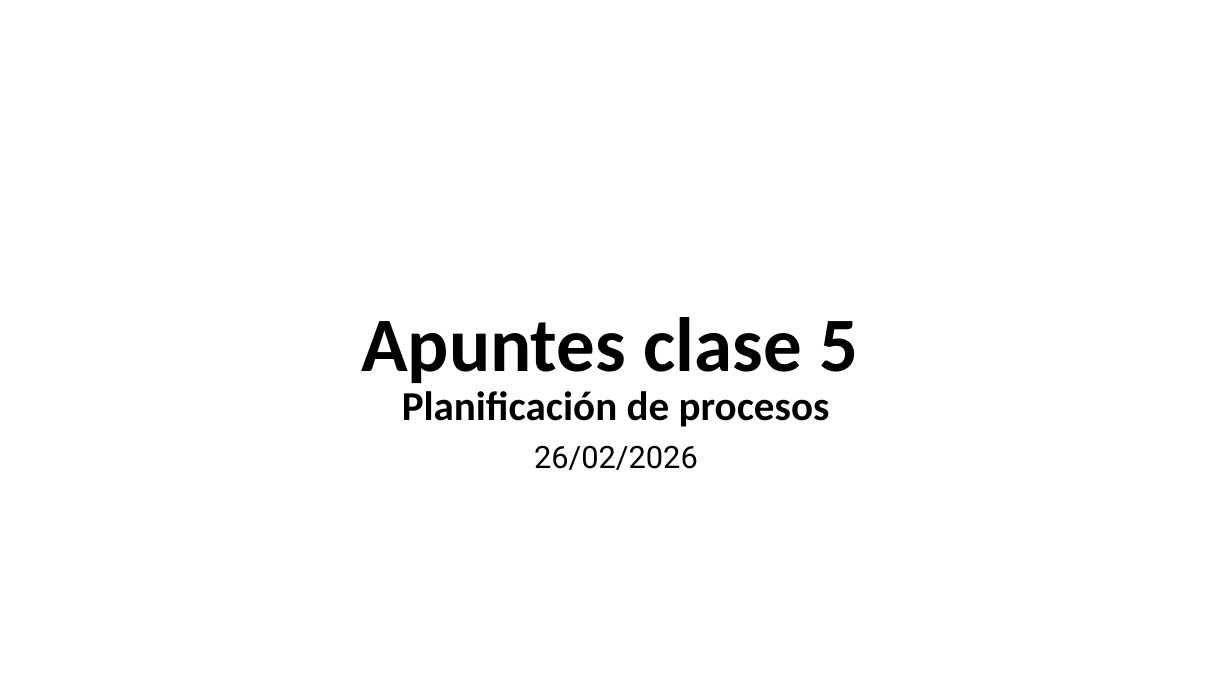
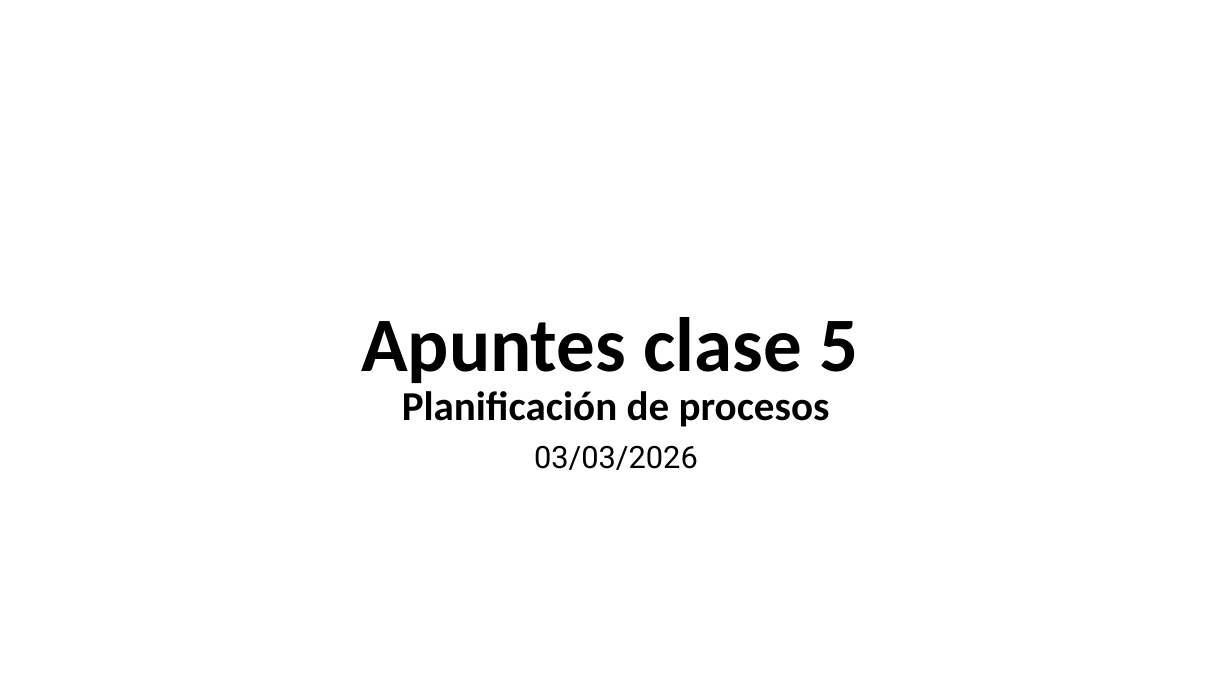
Before and after one commit to udea-so/apuntes_2026-1_SO-virtual, a slide deck: slide 1 of clase_05/SO_apuntes_clase5.pptx. Drawn at 1232x693 pixels with LibreOffice and Linux fonts; fonts in the diff are those of the drawing. Boxes give left, top, right and bottom in pixels: in the first picture for what was removed or moved away, otherwise in the second. Text is boxed around its words. In the diff, an @@ line names an element or a change of style, - is before the commit and + after.

```diff
--- a/clase_05/SO_apuntes_clase5.pptx
+++ b/clase_05/SO_apuntes_clase5.pptx
@@ subtitle at (534, 445, 698, 470): text changed @@
-26/02/2026
+03/03/2026
```
Also in this commit, not shown: 1 other file.
